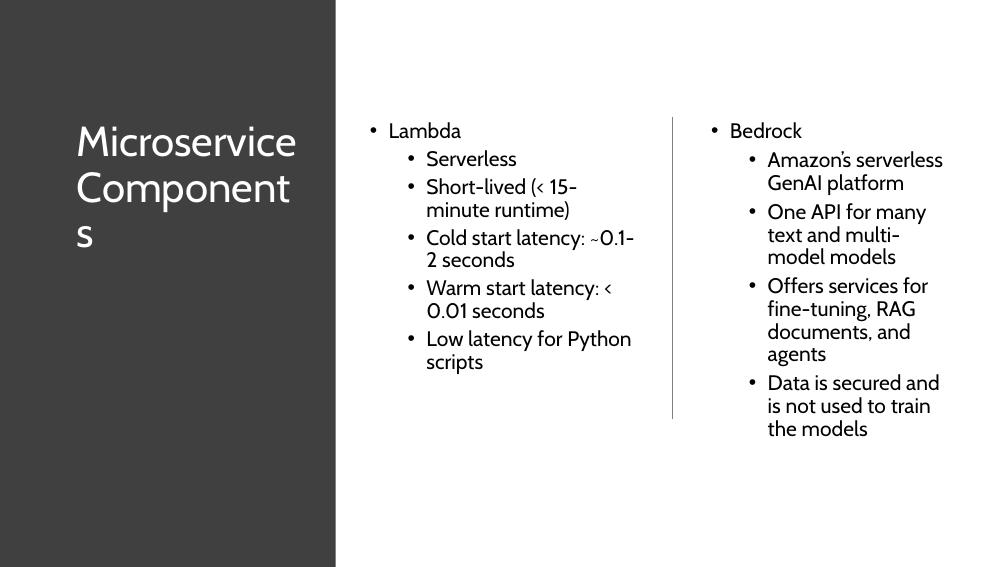
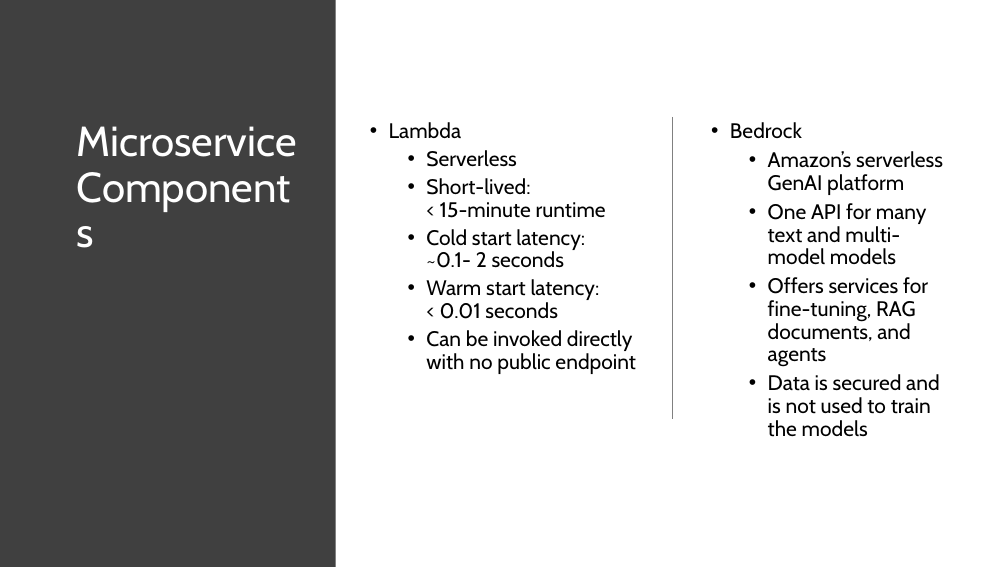
Before and after one commit to jonmontg/lambda-demo, a slide deck: slide 4 of presentation/Presentation.pptx. Drawn at 1008x567 pixels with LibreOffice and Linux fonts; fonts in the diff are those of the drawing. Boxes give left, top, right and bottom in pixels: in the first picture for what was removed or moved away, otherwise in the second. Text is boxed around its words. In the diff, an @@ line names an element or a change of style, - is before the commit and + after.

```diff
--- a/presentation/Presentation.pptx
+++ b/presentation/Presentation.pptx
@@ text at (426, 178, 606, 218): text changed @@
-  • Short-lived (< 15-minute runtime)
+  • Short-lived:
+    < 15-minute runtime
@@ text at (426, 330, 636, 374): text changed @@
-  • Low latency for Python scripts
+  • Can be invoked directly with no public endpoint
```
Also in this commit, not shown: 2 other slides changed, 1 slide added, 1 slide removed, 2 other files.
